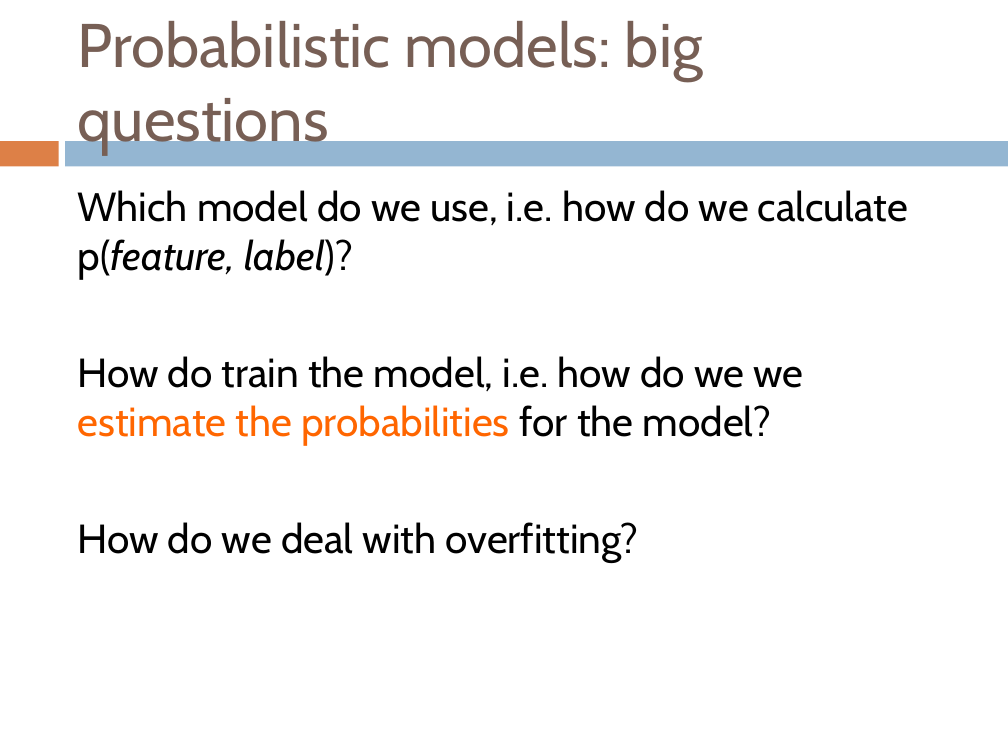
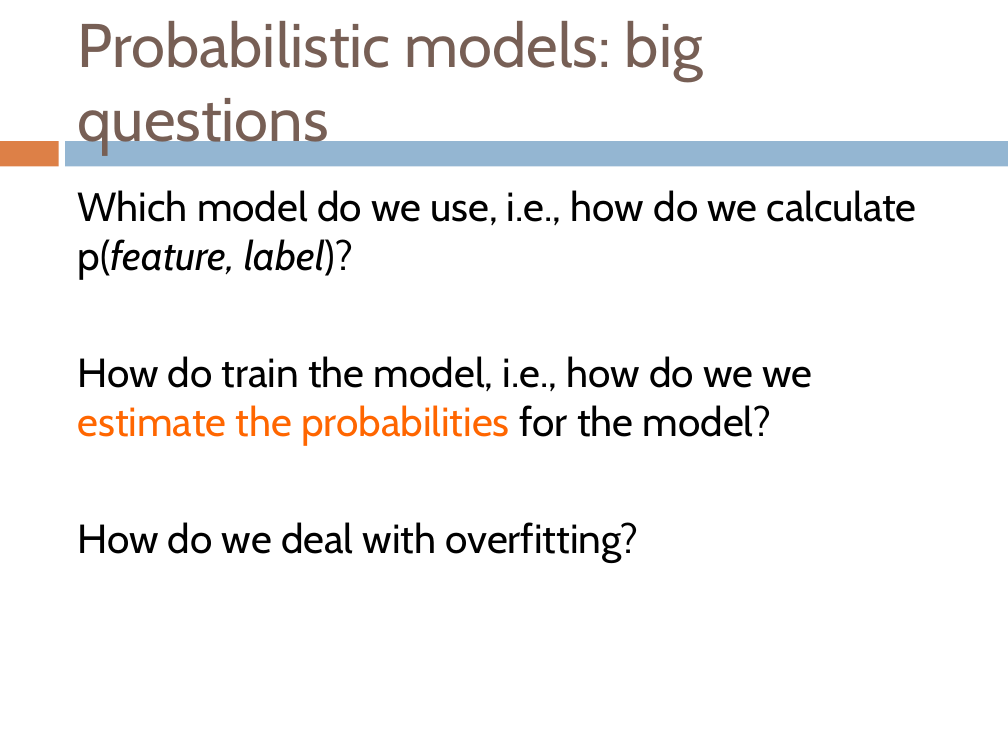
Before and after one commit to Collins-kariuk/Machine-Learning-CS158, a slide deck: slide 50 of Lectures/Lecture 13_Probability.pptx. Drawn at 1008x756 pixels with LibreOffice and Linux fonts; fonts in the diff are those of the drawing. Boxes give left, top, right and bottom in pixels: in the first picture for what was removed or moved away, otherwise in the second. Text is boxed around its words. In the diff, an @@ line names an element or a change of style, - is before the commit and + after.

```diff
--- a/Lectures/Lecture 13_Probability.pptx
+++ b/Lectures/Lecture 13_Probability.pptx
@@ text at box(77, 190, 917, 445): text changed @@
-Which model do we use, i.e. how do we calculate p(feature, label)?
-How do train the model, i.e. how do we we estimate the probabilities for the model?
+Which model do we use, i.e., how do we calculate p(feature, label)?
+How do train the model, i.e., how do we we estimate the probabilities for the model?
```
Also in this commit, not shown: 8 other slides changed.
